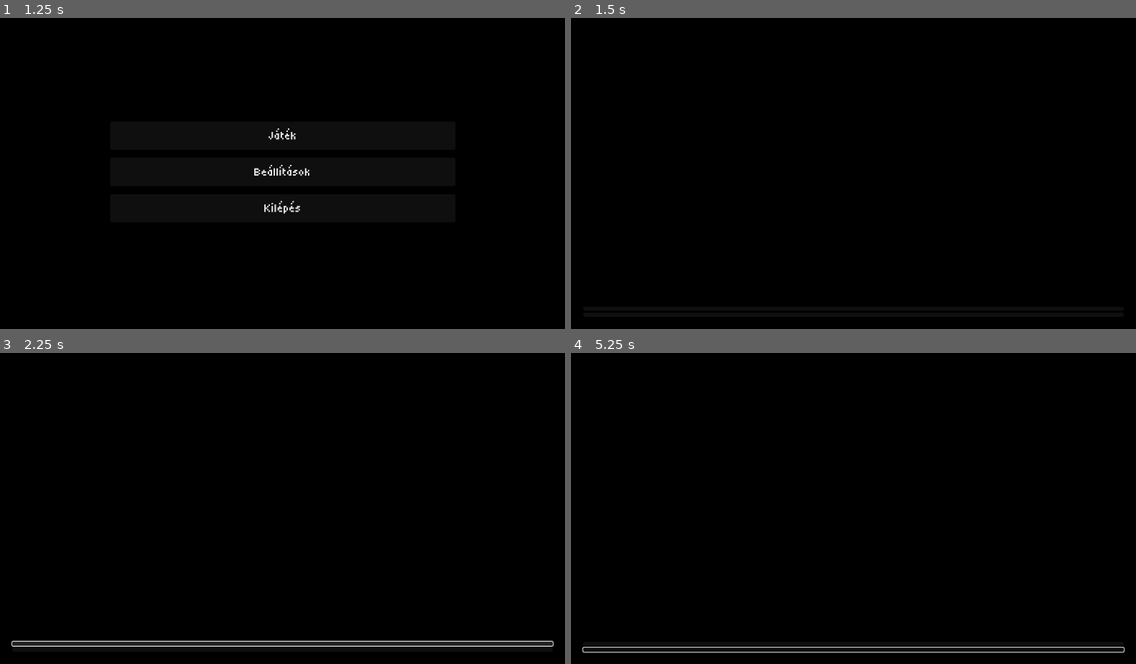
Above: before the commit, frames 1-4 (two rows, left to right).
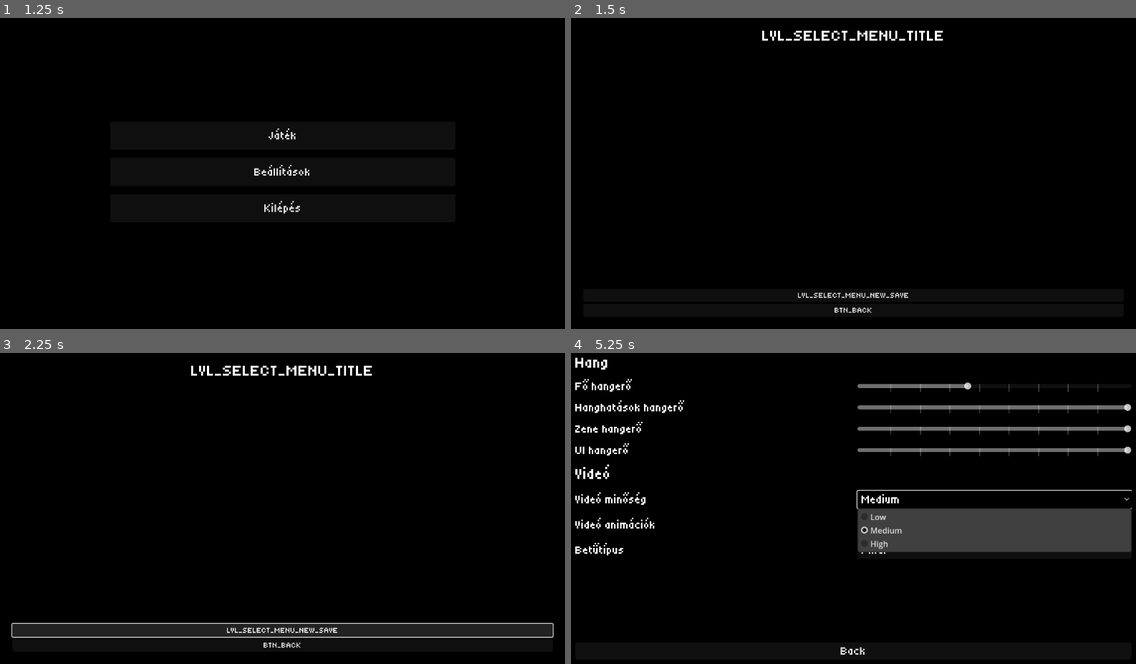
Above: after the commit, the same moments.

Repository: szsolt0/SzakGyak
Game: Godot game, scene res://scenes/menu/main_menu.tscn
The game is run twice, just before and just after one commit, with the same random seed, the same clock (stepped at 60 frames per second) and the same inputs.
Inputs (mouse positions are in pixels of both pictures, inside the frame that each line leads up to; where the layout moved, square brackets give the same spot in the first picture):
- Up to frame 1 (1.25 s): click "Elfogad" at 0.5 s
- Up to frame 2 (1.5 s): click "Játék" at 1.25 s
- Up to frame 3 (2.25 s): click (282, 629) [282, 642] at 2 s
- Up to frame 4 (5.25 s): click (853, 645) [853, 648] at 2.75 s; click (853, 505) at 3.5 s, where only the run after the commit has a clickable "Beállítások"; click (853, 542) at 4.25 s, where only the run after the commit has a clickable "Kilépés"; click (994, 499) at 5 s, where only the run after the commit has a clickable "Medium"

Frame 1 is identical in both runs. In frame 2, 0.8% of the frame differs, in the area x 33-66%, y 3-95%; in frame 3, 6.3%; in frame 4, 12%, in the area x 0-100%, y 1-98%.
Error before the commit: Parse Error: Could not find type "SaveManager" in the current scope. (res://scenes/menu/save_select_menu.gd:28)

Commit message:
make SaveManager global in project.godot

Diff:
--- a/project.godot
+++ b/project.godot
@@ -18,6 +18,7 @@
 [autoload]
 
 GameSettings="*res://scripts/game_settings.gd"
+SaveManager="*res://scripts/save_manager.gd"
 
 [editor_plugins]
 
